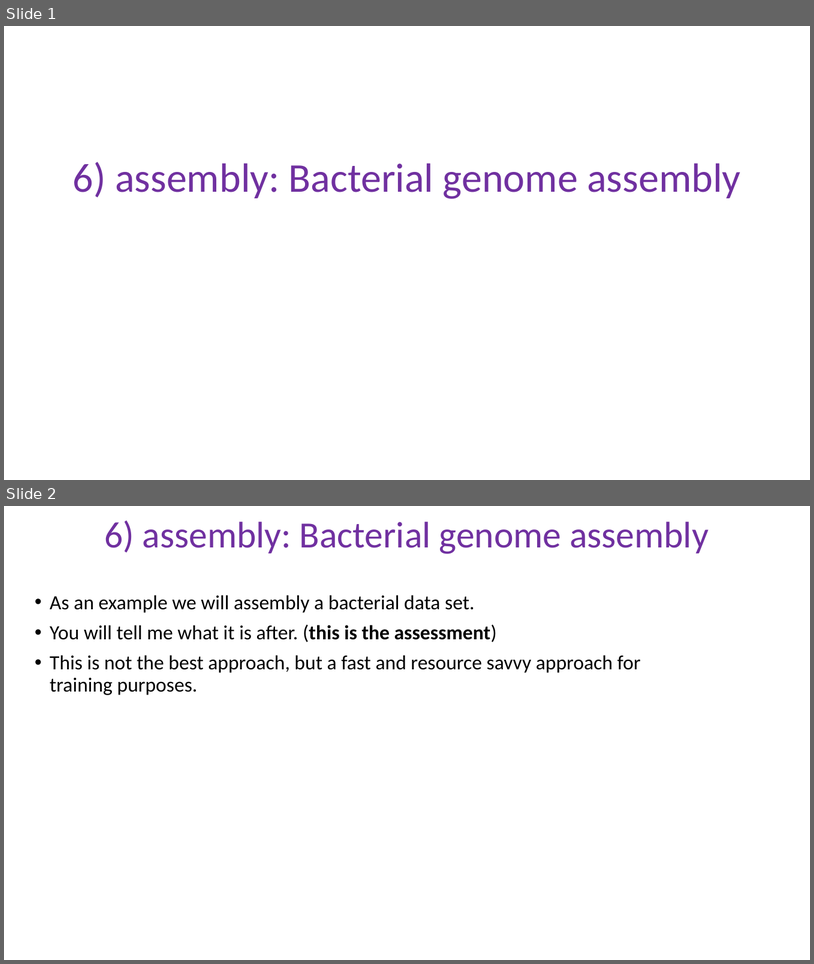
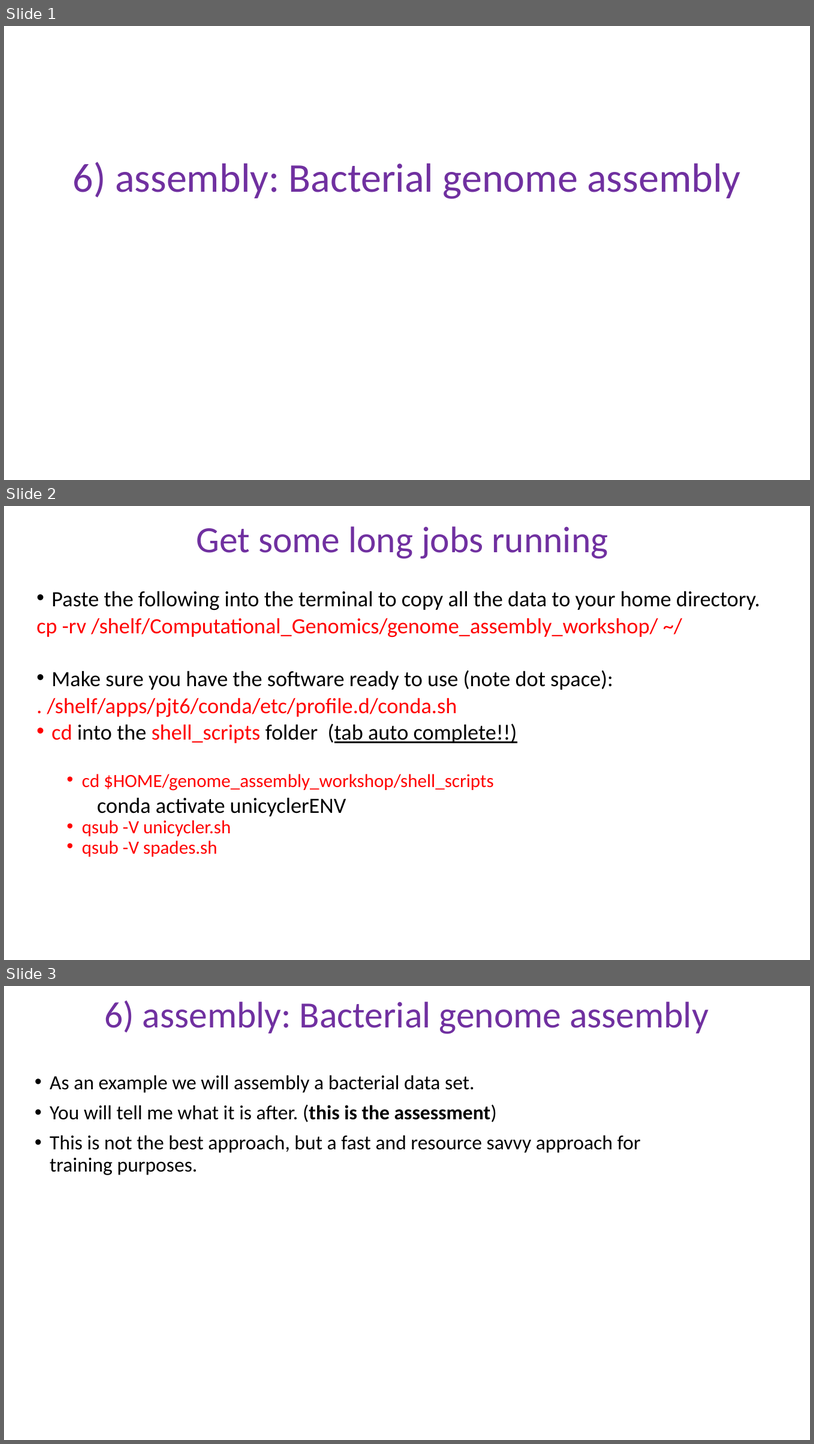
Before and after one commit to peterthorpe5/genome_assembly_workshop, a slide deck: powerpoint/6_assembly.pptx. Shown one above the other, each under a label of ours: slides 1 and 2 before the commit, slides 1, 2 and 3 after it. The pictures are 814x964 and 814x1444 pixels, drawn with LibreOffice and Linux fonts; fonts in the diff are those of the drawing. Boxes give left, top, right and bottom in pixels: in the first picture for what was removed or moved away, otherwise in the second. Text is boxed around its words. In the diff, an @@ line names an element or a change of style, - is before the commit and + after.

```diff
--- a/powerpoint/6_assembly.pptx
+++ b/powerpoint/6_assembly.pptx
@@ slide 2 added at (4,506,810,960), background #FFFFFF @@
@@ title added at (196,526,608,559), 44 pt, text #7030A0 @@
+Get some long jobs running
@@ text added at (36,591,761,856), 25.9 pt, text #FF0000 @@
+• Paste the following into the terminal to copy all the data to your home directory.
+cp -rv /shelf/Computational_Genomics/genome_assembly_workshop/ ~/
+• Make sure you have the software ready to use (note dot space):
+. /shelf/apps/pjt6/conda/etc/profile.d/conda.sh
+• cd into the shell_scripts folder (tab auto complete!!)
+  • cd $HOME/genome_assembly_workshop/shell_scripts
+conda activate unicyclerENV
+  • qsub -V unicycler.sh
+  • qsub -V spades.sh
@@ what was slide 2 is now slide 3 @@
```
Also in this commit, not shown: 1 slide changed, 1 slide removed, 1 other file.
